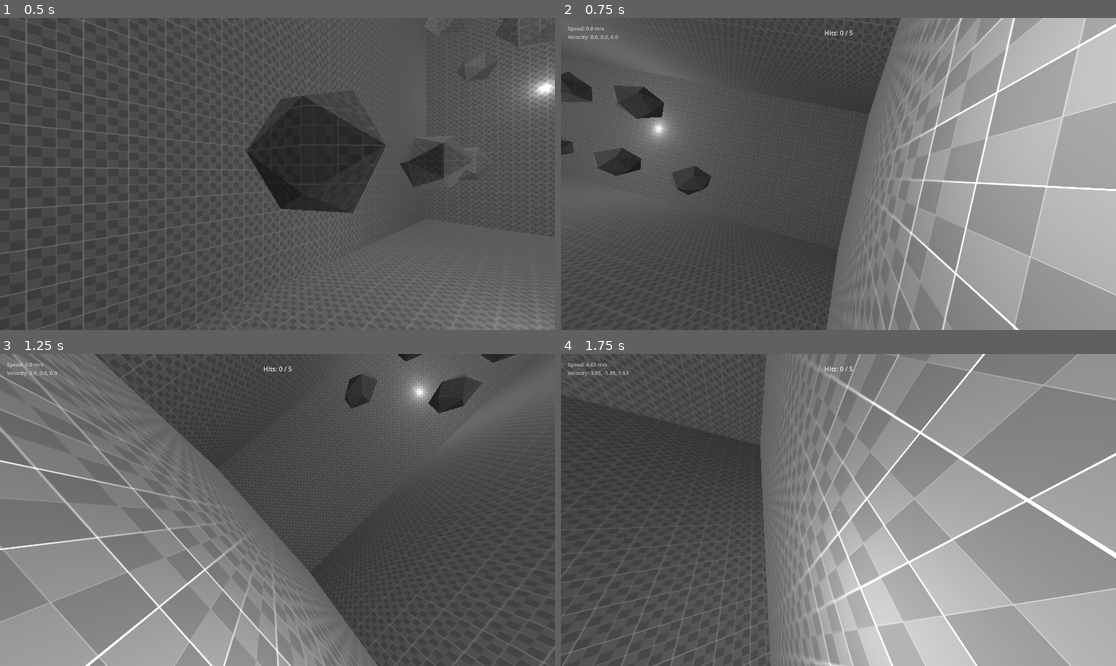
Above: before the commit, frames 1-4 (two rows, left to right).
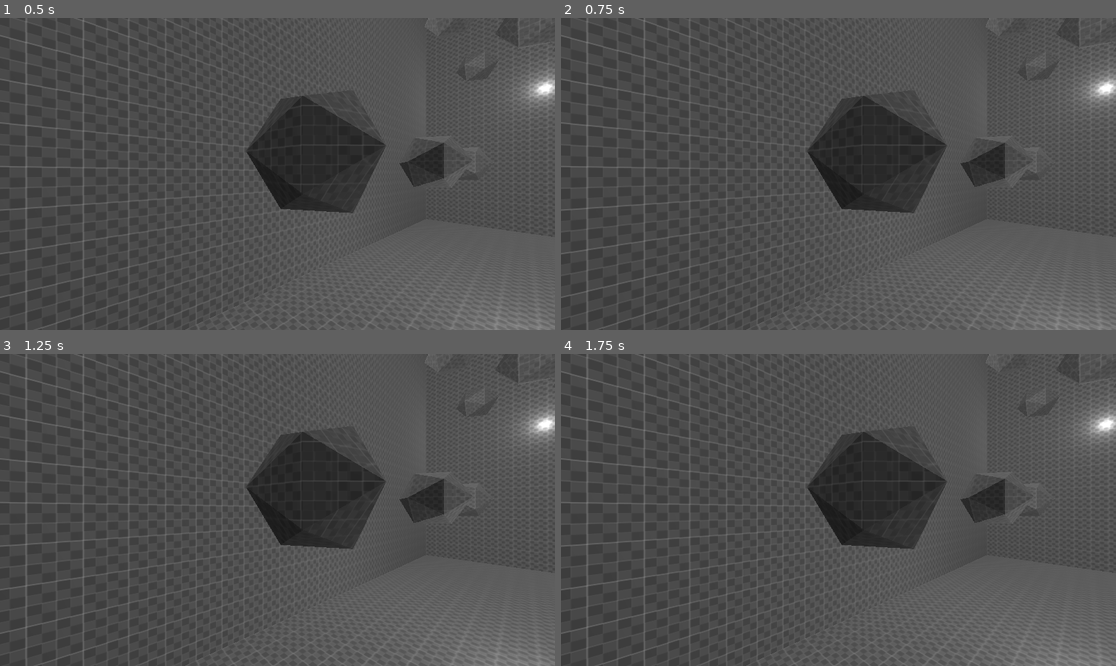
Above: after the commit, the same moments.

Repository: mylestt/enders-game-inspo
Game: Godot game, scene res://scenes/main.tscn
Same seed, same stepped clock (60 frames per second), same inputs: the game is played once before the commit and once after it.
Inputs (mouse positions are in pixels of both pictures, inside the frame that each line leads up to):
- Up to frame 1 (0.5 s): no input
- Up to frame 2 (0.75 s): tap Enter at 0.5 s; move the mouse to (960, 158) at 0.52 s; hold D (roll_right) from 0.53 s (still down); hold H (host_game) from 0.53 s (still down); click (960, 158) at 0.67 s
- Up to frame 3 (1.25 s): keep holding D (roll_right); keep holding H (host_game); tap J (join_game) at 0.8 s
- Up to frame 4 (1.75 s): move the mouse to (810, 510) at 1.27 s; release D (roll_right) at 1.28 s; release H (host_game) at 1.28 s; hold W (booster_forward) from 1.28 s (still down); tap J (join_game) at 1.35 s; tap Space (push) at 1.55 s

Frame 1 is identical in both runs. In frame 2, 54% of the frame differs, in the area x 0-100%, y 0-100%; in frame 3, 56%; in frame 4, 63%.

Commit message:
Updated Multiplayer to have player to player collisions

Diff:
--- a/scenes/network_manager.gd
+++ b/scenes/network_manager.gd
@@ -18,12 +18,17 @@
 @export var remote_laser_lifetime: float = 0.08
 @export var remote_laser_radius: float = 0.045
 
+@export var body_slam_server_cooldown: float = 0.2
+@export var body_slam_validation_distance: float = 4.0
+@export var body_slam_max_impulse: float = 18.0
+
 var players_parent: Node3D
 var buy_menu: Node
 
 var players_by_peer_id: Dictionary = {}
 var spawn_index_by_peer_id: Dictionary = {}
 var last_fire_time_by_peer_id: Dictionary = {}
+var last_body_slam_time_by_pair: Dictionary = {}
 
 var remote_laser_material: StandardMaterial3D
 
@@ -40,7 +45,10 @@
 
 	setup_remote_laser_material()
 	connect_multiplayer_signals()
-	print("NetworkManager ready. Press H to host, J to join localhost.")
+
+	print("NetworkManager ready.")
+	print("Current multiplayer peer active: ", has_active_multiplayer_peer())
+	print("Press H to host, J to join.")
 
 
 func setup_remote_laser_material() -> void:
@@ -53,11 +61,31 @@
 
 
 func _unhandled_input(event: InputEvent) -> void:
+	if event.is_echo():
+		return
+
+	var wants_host := false
+	var wants_join := false
+
 	if InputMap.has_action("host_game") and event.is_action_pressed("host_game"):
+		wants_host = true
+
+	if InputMap.has_action("join_game") and event.is_action_pressed("join_game"):
+		wants_join = true
+
+	if wants_host and wants_join:
+		push_warning("host_game and join_game are both triggered by this key. Fix Project Settings > Input Map.")
+		return
+
+	if wants_host:
 		host_game()
-
-	if InputMap.has_action("join_game") and event.is_action_pressed("join_game"):
+		get_viewport().set_input_as_handled()
+		return
+
+	if wants_join:
 		join_game(default_join_ip)
+		get_viewport().set_input_as_handled()
+		return
 
 
 func connect_multiplayer_signals() -> void:
@@ -83,7 +111,15 @@
 	if peer == null:
 		return false
 
-	return peer.get_connection_status() != MultiplayerPeer.CONNECTION_DISCONNECTED
+	if peer is OfflineMultiplayerPeer:
+		return false
+
+	var status := peer.get_connection_status()
+
+	return (
+		status == MultiplayerPeer.CONNECTION_CONNECTING
+		or status == MultiplayerPeer.CONNECTION_CONNECTED
+	)
 
 
 func host_game() -> void:
@@ -95,44 +131,64 @@
 		print("Already connected to an active multiplayer peer.")
 		return
 
-	multiplayer.multiplayer_peer = null
+	clear_runtime_multiplayer_state()
 
 	var peer := ENetMultiplayerPeer.new()
 	var error := peer.create_server(port, max_players - 1)
 
 	if error != OK:
 		push_error("Failed to host game. Error: " + str(error))
+		multiplayer.multiplayer_peer = null
 		return
 
 	multiplayer.multiplayer_peer = peer
+
+	spawn_index_by_peer_id[1] = 0
+	client_spawn_player(1, 0)
+
+	print("Hosting 1v1 on port ", port)
+
+
+func join_game(ip: String) -> void:
+	if has_active_multiplayer_peer():
+		print("Already connected to an active multiplayer peer.")
+		print("Peer type: ", multiplayer.multiplayer_peer.get_class())
+		print("Peer status: ", multiplayer.multiplayer_peer.get_connection_status())
+		return
+
+	clear_runtime_multiplayer_state()
+
+	var peer := ENetMultiplayerPeer.new()
+	var error := peer.create_client(ip, port)
+
+	if error != OK:
+		push_error("Failed to join game. Error: " + str(error))
+		multiplayer.multiplayer_peer = null
+		return
+
+	multiplayer.multiplayer_peer = peer
+
+	print("Joining ", ip, ":", port)
+
+
+func clear_runtime_multiplayer_state() -> void:
+	for existing_peer_id in players_by_peer_id.keys():
+		var existing_player = players_by_peer_id[existing_peer_id]
+
+		if is_instance_valid(existing_player):
+			existing_player.queue_free()
 
 	players_by_peer_id.clear()
 	spawn_index_by_peer_id.clear()
 	last_fire_time_by_peer_id.clear()
-
-	spawn_index_by_peer_id[1] = 0
-	client_spawn_player(1, 0)
-
-	print("Hosting 1v1 on port ", port)
-
-
-func join_game(ip: String) -> void:
-	if has_active_multiplayer_peer():
-		print("Already connected to an active multiplayer peer.")
-		return
+	last_body_slam_time_by_pair.clear()
+
+	var peer := multiplayer.multiplayer_peer
+
+	if peer != null and not (peer is OfflineMultiplayerPeer):
+		peer.close()
 
 	multiplayer.multiplayer_peer = null
-
-	var peer := ENetMultiplayerPeer.new()
-	var error := peer.create_client(ip, port)
-
-	if error != OK:
-		push_error("Failed to join game. Error: " + str(error))
-		return
-
-	multiplayer.multiplayer_peer = peer
-
-	print("Joining ", ip, ":", port)
 
 
 func _on_connected_to_server() -> void:
@@ -141,12 +197,12 @@
 
 func _on_connection_failed() -> void:
 	push_error("Connection failed.")
-	multiplayer.multiplayer_peer = null
+	clear_runtime_multiplayer_state()
 
 
 func _on_server_disconnected() -> void:
 	print("Disconnected from server.")
-	multiplayer.multiplayer_peer = null
+	clear_runtime_multiplayer_state()
 
 
 func _on_peer_connected(peer_id: int) -> void:
@@ -175,7 +231,21 @@
 
 	spawn_index_by_peer_id.erase(peer_id)
 	last_fire_time_by_peer_id.erase(peer_id)
+	clear_body_slam_pairs_for_peer(peer_id)
 	rpc("client_remove_player", peer_id)
+
+
+func clear_body_slam_pairs_for_peer(peer_id: int) -> void:
+	var keys_to_remove: Array = []
+
+	for key in last_body_slam_time_by_pair.keys():
+		var key_text := String(key)
+
+		if key_text.begins_with(str(peer_id) + "_") or key_text.ends_with("_" + str(peer_id)):
+			keys_to_remove.append(key)
+
+	for key in keys_to_remove:
+		last_body_slam_time_by_pair.erase(key)
 
 
 @rpc("authority", "call_local", "reliable")
@@ -320,6 +390,100 @@
 		player.call("receive_network_state", player_transform, linear_velocity, angular_velocity)
 
 
+func request_body_slam(
+	attacker_peer_id: int,
+	target_peer_id: int,
+	impulse: Vector3,
+	contact_position: Vector3
+) -> void:
+	if multiplayer.multiplayer_peer == null:
+		return
+
+	if multiplayer.is_server():
+		server_process_body_slam(attacker_peer_id, target_peer_id, impulse, contact_position)
+	else:
+		rpc_id(1, "server_request_body_slam", target_peer_id, impulse, contact_position)
+
+
+@rpc("any_peer", "reliable")
+func server_request_body_slam(
+	target_peer_id: int,
+	impulse: Vector3,
+	contact_position: Vector3
+) -> void:
+	if not multiplayer.is_server():
+		return
+
+	var attacker_peer_id := multiplayer.get_remote_sender_id()
+	server_process_body_slam(attacker_peer_id, target_peer_id, impulse, contact_position)
+
+
+func server_process_body_slam(
+	attacker_peer_id: int,
+	target_peer_id: int,
+	impulse: Vector3,
+	contact_position: Vector3
+) -> void:
+	if not multiplayer.is_server():
+		return
+
+	if attacker_peer_id == target_peer_id:
+		return
+
+	if not players_by_peer_id.has(attacker_peer_id):
+		return
+
+	if not players_by_peer_id.has(target_peer_id):
+		return
+
+	var attacker: Node3D = players_by_peer_id[attacker_peer_id] as Node3D
+	var target: Node3D = players_by_peer_id[target_peer_id] as Node3D
+
+	if attacker == null or target == null:
+		return
+
+	if attacker.has_method("is_combat_disabled") and attacker.call("is_combat_disabled"):
+		return
+
+	if attacker.global_position.distance_to(target.global_position) > body_slam_validation_distance:
+		return
+
+	var pair_key := str(attacker_peer_id) + "_" + str(target_peer_id)
+	var current_time := Time.get_ticks_msec() / 1000.0
+
+	if last_body_slam_time_by_pair.has(pair_key):
+		var last_time: float = last_body_slam_time_by_pair[pair_key]
+
+		if current_time - last_time < body_slam_server_cooldown:
+			return
+
+	last_body_slam_time_by_pair[pair_key] = current_time
+
+	var clamped_impulse := impulse
+
+	if clamped_impulse.length() > body_slam_max_impulse:
+		clamped_impulse = clamped_impulse.normalized() * body_slam_max_impulse
+
+	rpc("client_apply_body_slam_impulse", target_peer_id, clamped_impulse, contact_position)
+
+	print("Body slam: ", attacker_peer_id, " shoved ", target_peer_id, " impulse ", clamped_impulse)
+
+
+@rpc("authority", "call_local", "reliable")
+func client_apply_body_slam_impulse(
+	target_peer_id: int,
+	impulse: Vector3,
+	contact_position: Vector3
+) -> void:
+	if not players_by_peer_id.has(target_peer_id):
+		return
+
+	var target = players_by_peer_id[target_peer_id]
+
+	if target != null and target.has_method("apply_network_body_slam_impulse"):
+		target.call("apply_network_body_slam_impulse", impulse, contact_position)
+
+
 func request_laser_fire(
 	shooter_peer_id: int,
 	origin: Vector3,
@@ -459,8 +623,8 @@
 	beam.cast_shadow = GeometryInstance3D.SHADOW_CASTING_SETTING_OFF
 
 	var midpoint := origin + direction * 0.5
-	var basis := make_y_aligned_basis(direction.normalized())
-	beam.global_transform = Transform3D(basis, midpoint)
+	var beam_basis := make_y_aligned_basis(direction.normalized())
+	beam.global_transform = Transform3D(beam_basis, midpoint)
 
 	var laser_parent: Node = self
 
--- a/scripts/player.gd
+++ b/scripts/player.gd
@@ -8,6 +8,11 @@
 @export var fallback_laser_range: float = 120.0
 @export var fallback_laser_fire_cooldown: float = 0.2
 
+@export var body_slam_min_speed: float = 3.0
+@export var body_slam_impulse_multiplier: float = 1.35
+@export var body_slam_max_impulse: float = 18.0
+@export var body_slam_local_cooldown: float = 0.2
+
 var buy_menu_open: bool = false
 
 var peer_id: int = 0
@@ -21,6 +26,8 @@
 var network_target_linear_velocity: Vector3 = Vector3.ZERO
 var network_target_angular_velocity: Vector3 = Vector3.ZERO
 var has_network_target: bool = false
+
+var last_body_slam_time_by_target_peer_id: Dictionary = {}
 
 @onready var camera: Camera3D = get_node_or_null("Camera3D") as Camera3D
 @onready var movement_controller: PlayerMovementController = get_node_or_null("MovementController") as PlayerMovementController
@@ -37,6 +44,9 @@
 	angular_damp = angular_damp_value
 	can_sleep = false
 	continuous_cd = true
+
+	contact_monitor = true
+	max_contacts_reported = max(max_contacts_reported, 12)
 
 	network_target_transform = global_transform
 
@@ -204,6 +214,113 @@
 	if movement_controller != null:
 		movement_controller.integrate_forces(state)
 
+	detect_player_body_slam_contacts(state)
+
+
+func detect_player_body_slam_contacts(state: PhysicsDirectBodyState3D) -> void:
+	if network_manager == null:
+		return
+
+	if is_combat_disabled():
+		return
+
+	var current_speed := linear_velocity.length()
+
+	if current_speed < body_slam_min_speed:
+		return
+
+	for contact_index in range(state.get_contact_count()):
+		var collider_object := state.get_contact_collider_object(contact_index)
+		var hit_player := find_player_from_collider(collider_object)
+
+		if hit_player == null:
+			continue
+
+		if hit_player == self:
+			continue
+
+		if not hit_player.has_method("get_peer_id"):
+			continue
+
+		var target_peer_id: int = int(hit_player.call("get_peer_id"))
+
+		if target_peer_id == peer_id or target_peer_id == 0:
+			continue
+
+		if not can_send_body_slam_to_target(target_peer_id):
+			continue
+
+		var slam_direction := linear_velocity.normalized()
+		var impulse := linear_velocity * body_slam_impulse_multiplier
+
+		if impulse.length() > body_slam_max_impulse:
+			impulse = impulse.normalized() * body_slam_max_impulse
+
+		var contact_position := state.get_contact_collider_position(contact_index)
+
+		mark_body_slam_sent(target_peer_id)
+
+		if network_manager.has_method("request_body_slam"):
+			network_manager.call(
+				"request_body_slam",
+				peer_id,
+				target_peer_id,
+				impulse,
+				contact_position
+			)
+
+		return
+
+
+func can_send_body_slam_to_target(target_peer_id: int) -> bool:
+	var current_time := Time.get_ticks_msec() / 1000.0
+
+	if last_body_slam_time_by_target_peer_id.has(target_peer_id):
+		var last_time: float = last_body_slam_time_by_target_peer_id[target_peer_id]
+
+		if current_time - last_time < body_slam_local_cooldown:
+			return false
+
+	return true
+
+
+func mark_body_slam_sent(target_peer_id: int) -> void:
+	last_body_slam_time_by_target_peer_id[target_peer_id] = Time.get_ticks_msec() / 1000.0
+
+
+func find_player_from_collider(collider: Object) -> Node:
+	if collider == null:
+		return null
+
+	var current = collider
+
+	while current != null:
+		if current is Node and current.has_method("get_peer_id"):
+			return current
+
+		if current is Node:
+			current = current.get_parent()
+		else:
+			break
+
+	return null
+
+
+func apply_network_body_slam_impulse(impulse: Vector3, contact_position: Vector3) -> void:
+	if not is_local_player:
+		return
+
+	sleeping = false
+
+	var local_contact_position := contact_position - global_position
+
+	if local_contact_position.length() > 4.0:
+		apply_central_impulse(impulse)
+	else:
+		apply_impulse(impulse, local_contact_position)
+
+	print("Applied body slam impulse: ", impulse)
+
 
 func update_remote_network_state(delta: float) -> void:
 	if not has_network_target:
